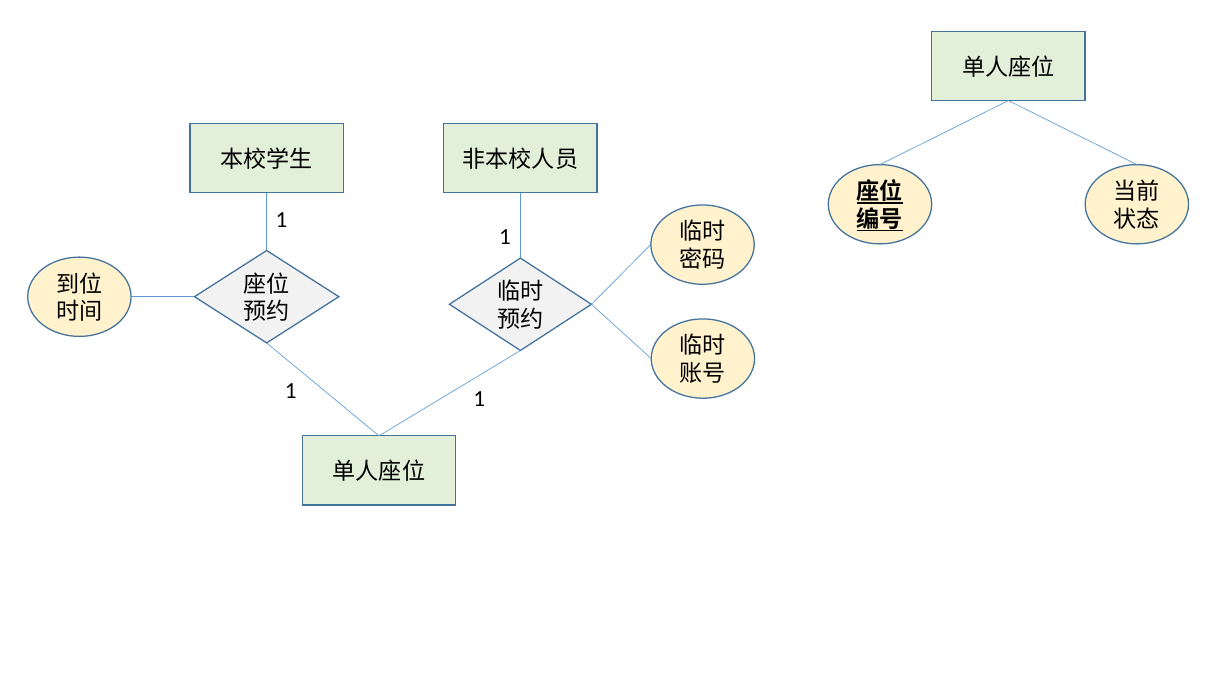
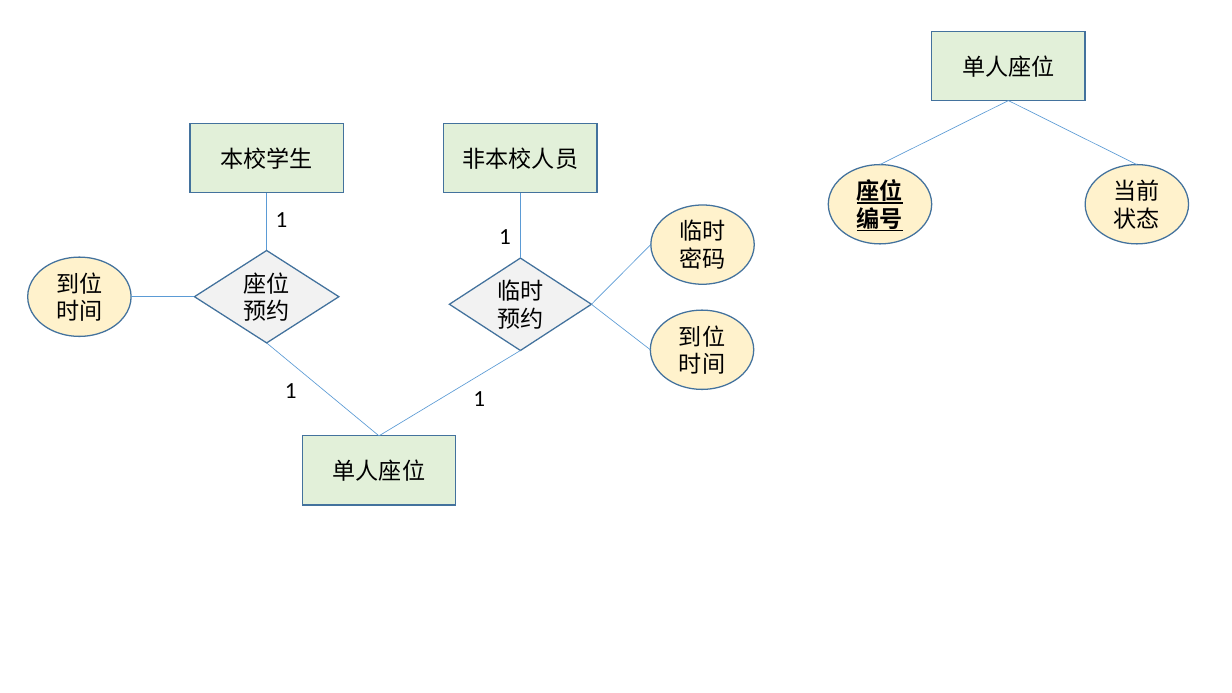
Before and after one commit to huangqiuyu/Database_BUAA, a slide deck: slide 9 of ours/E-R图初稿.pptx. Drawn at 1232x693 pixels with LibreOffice and Linux fonts; fonts in the diff are those of the drawing. Boxes give left, top, right and bottom in pixels: in the first picture for what was removed or moved away, otherwise in the second. Text is boxed around its words. In the diff, an @@ line names an element or a change of style, - is before the commit and + after.

```diff
--- a/ours/E-R图初稿.pptx
+++ b/ours/E-R图初稿.pptx
@@ line moved from (592, 304) - (652, 359) to (592, 304) - (651, 350) @@
@@ ellipse "到位时间": place and size @@
-ellipse "到位时间" at [652,319,755,398]
+ellipse "到位时间" at [651,311,754,390]
@@ text in ellipse at [679,325,725,374]: text changed @@
-临时账号
+到位时间
```
Also in this commit, not shown: 4 other slides changed, 1 other file.
